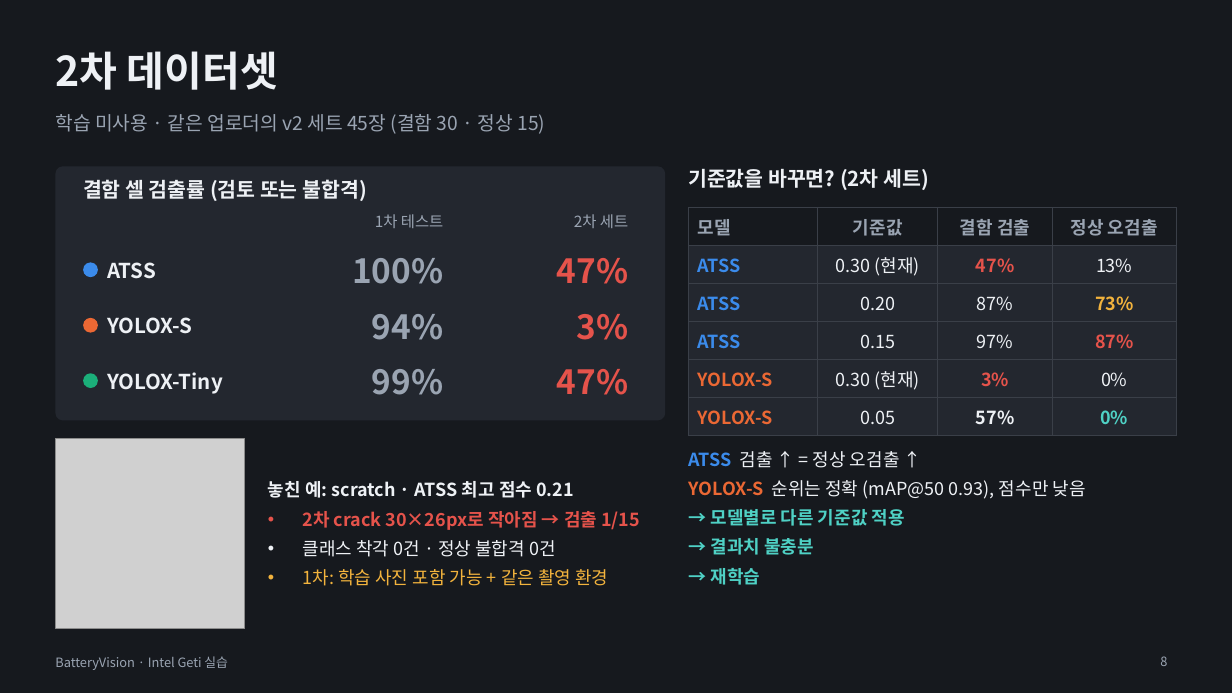
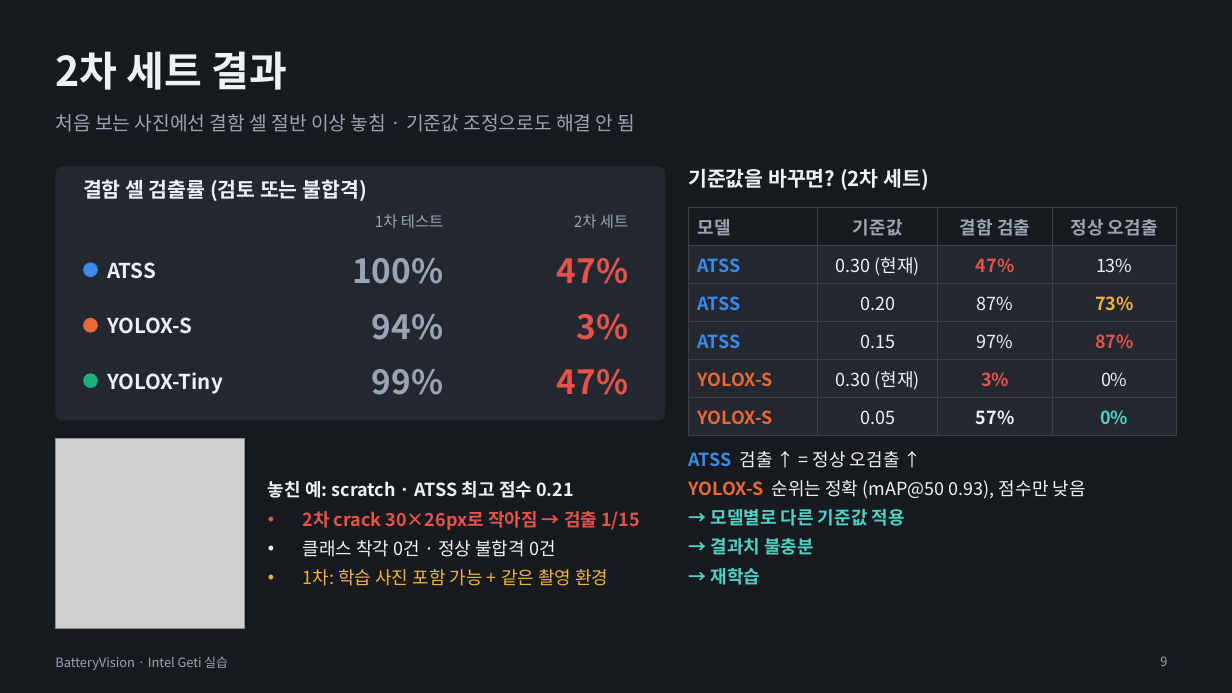
Before and after one commit to se4nchoi/batteryvision, a slide deck: slide 9 of docs/submission/BatteryVision_발표.pptx (slide 8 before the commit). Drawn at 1232x693 pixels with LibreOffice and Linux fonts; fonts in the diff are those of the drawing; grey boxes stand for pictures. Boxes give left, top, right and bottom in pixels: in the first picture for what was removed or moved away, otherwise in the second. Text is boxed around its words. In the diff, an @@ line names an element or a change of style, - is before the commit and + after.

```diff
--- a/docs/submission/BatteryVision_발표.pptx
+++ b/docs/submission/BatteryVision_발표.pptx
@@ title at (55, 51, 288, 90): text changed @@
-2차 데이터셋
+2차 세트 결과
@@ text at (55, 114, 636, 132): text changed @@
-학습 미사용 · 같은 업로더의 v2 세트 45장 (결함 30 · 정상 15)
+처음 보는 사진에선 결함 셀 절반 이상 놓침 · 기준값 조정으로도 해결 안 됨
@@ page number at (1160, 656, 1167, 666): text changed @@
-8
+9
```
Also in this commit, not shown: 6 other slides changed, 2 slides added, 1 slide removed, 7 other files.
